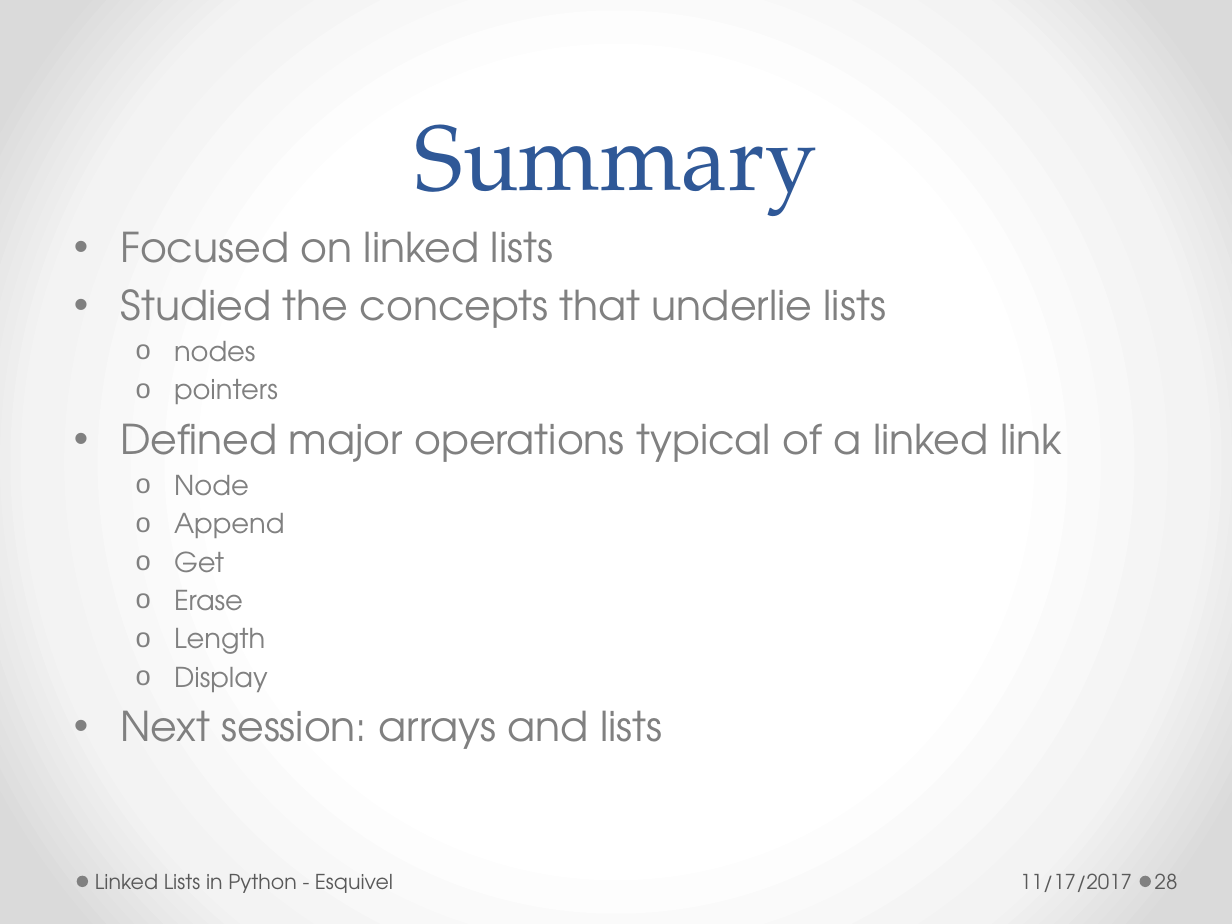
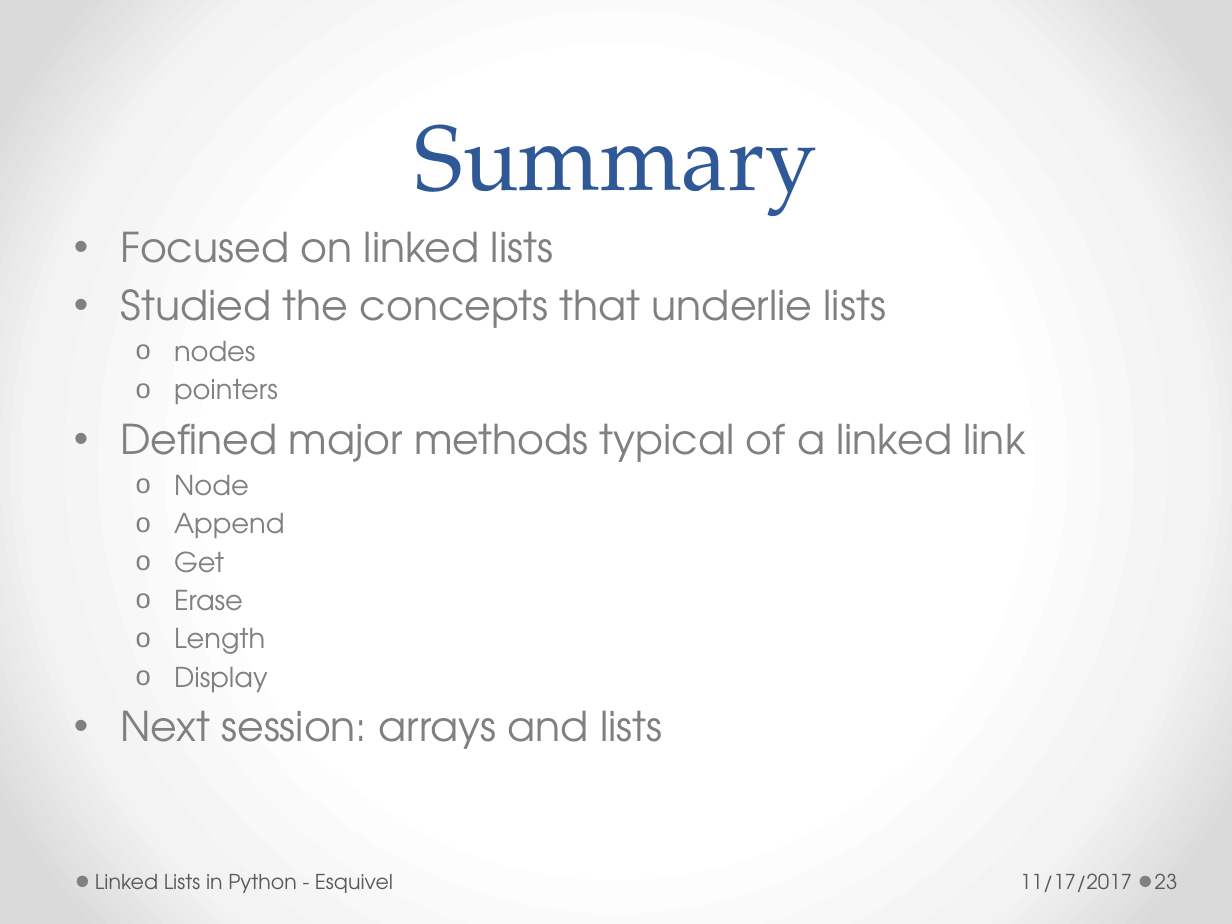
Before and after one commit to redsunsetrose/linked-Lists, a slide deck: slide 23 of LinkedLists.pptx (slide 28 before the commit). Drawn at 1232x924 pixels with LibreOffice and Linux fonts; fonts in the diff are those of the drawing. Boxes give left, top, right and bottom in pixels: in the first picture for what was removed or moved away, otherwise in the second. Text is boxed around its words. In the diff, an @@ line names an element or a change of style, - is before the commit and + after.

```diff
--- a/LinkedLists.pptx
+++ b/LinkedLists.pptx
@@ text at [120,423,1026,462]: text changed @@
-• Defined major operations typical of a linked link
+• Defined major methods typical of a linked link
@@ page number at [1155,873,1178,889]: text changed @@
-28
+23
```
Also in this commit, not shown: 15 other slides changed, 5 slides removed.
